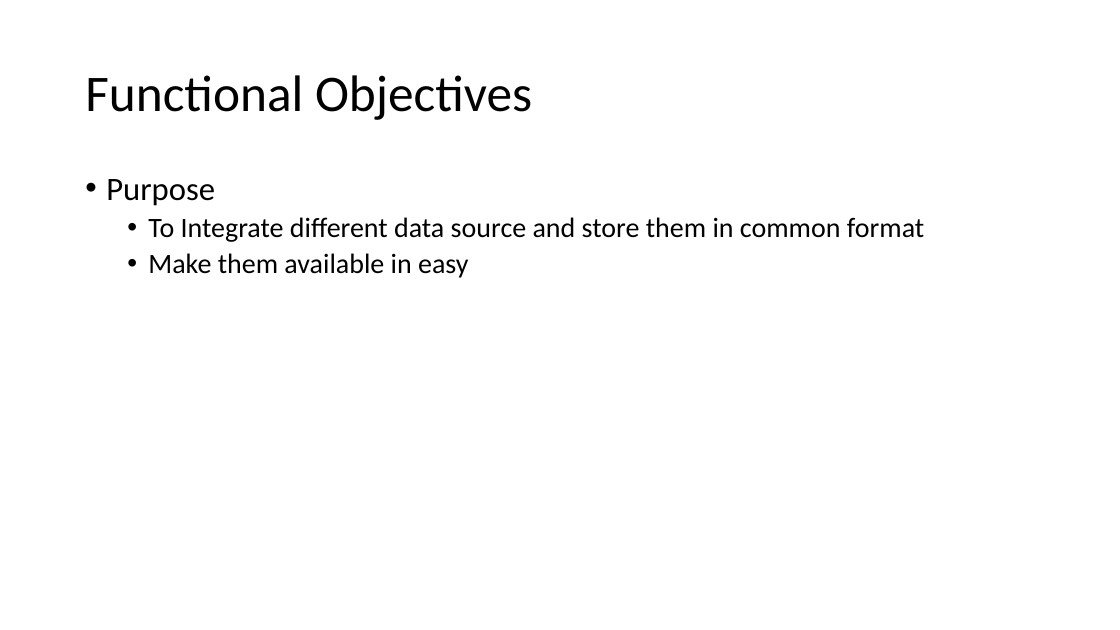
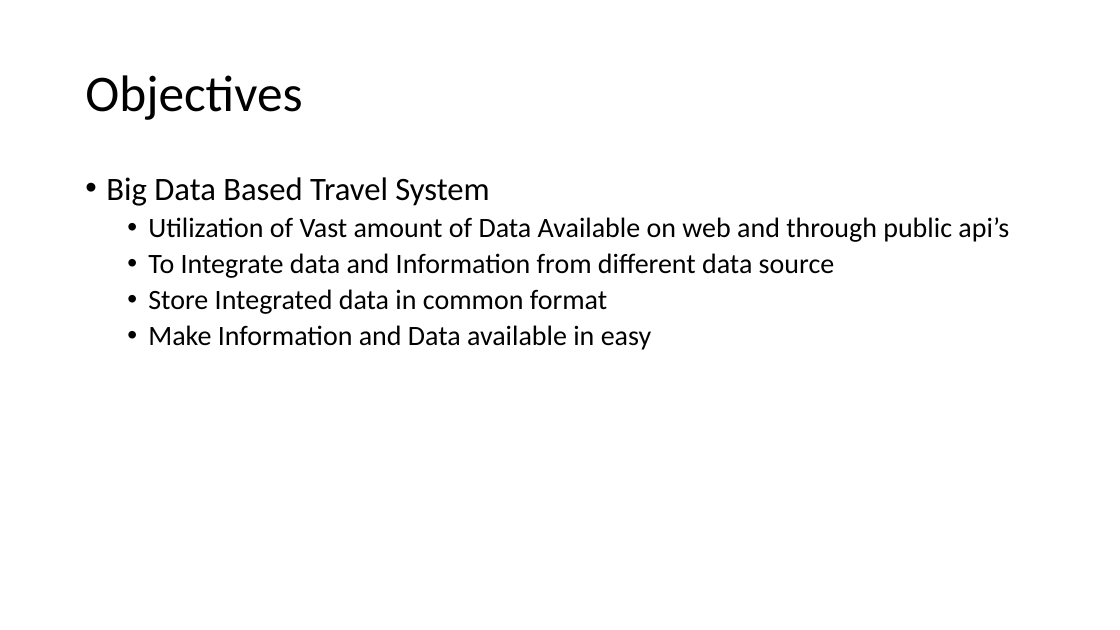
Before and after one commit to pankajti/travelenzy, a slide deck: slide 3 of presentation/travelenzy.pptx. Drawn at 1120x630 pixels with LibreOffice and Linux fonts; fonts in the diff are those of the drawing. Boxes give left, top, right and bottom in pixels: in the first picture for what was removed or moved away, otherwise in the second. Text is boxed around its words. In the diff, an @@ line names an element or a change of style, - is before the commit and + after.

Commit message:
adding updated presentation

```diff
--- a/presentation/travelenzy.pptx
+++ b/presentation/travelenzy.pptx
@@ title at [85, 75, 302, 120]: text changed @@
-Functional Objectives
+Objectives
@@ text at [106, 177, 1009, 350]: text changed @@
-• Purpose
-  • To Integrate different data source and store them in common format
-  • Make them available in easy
+• Big Data Based Travel System
+  • Utilization of Vast amount of Data Available on web and through public api’s
+  • To Integrate data and Information from different data source
+  • Store Integrated data in common format
+  • Make Information and Data available in easy
```
Also in this commit, not shown: 8 other slides changed, 8 slides added, 3 slides removed, 8 other files.
